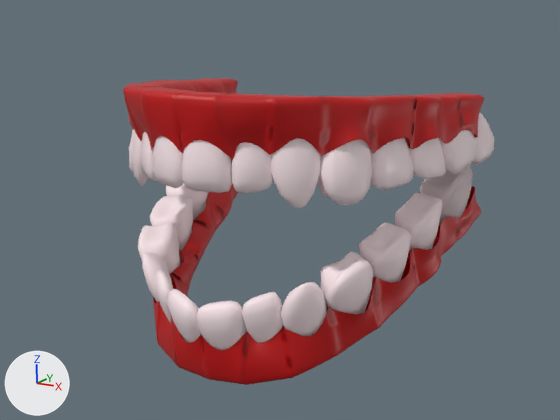
One commit to the Blender file assets/blender/bookeasy-dental-chart.blend: the scene before it, then after it.
The view is the same before and after, from the file's camera 'BookEasy_Clinical_Camera'. Every picture has the same lights, and +X, +Y and +Z are marked at lower left. The first picture is the older version.

The scene before the commit, as lines of its bpy script (objects in view):
```python
ob_gingiva_lower = bpy.data.objects.new('Gingiva_Lower', me_cube_025)
ob_gingiva_lower.parent = ob_bookeasy_dentition
ob_gingiva_lower.location = (-0.00188, -0.454, -0.118)
ob_gingiva_lower.rotation_euler = (0.419, 0.0, 0.0)  # degrees (24, 0, 0)
ob_gingiva_lower.scale = (0.125, 0.137, 0.125)
ob_gingiva_upper = bpy.data.objects.new('Gingiva_Upper', me_cube_004)
ob_gingiva_upper.parent = ob_bookeasy_dentition
ob_gingiva_upper.location = (-0.000948, -0.559, 0.745)
ob_gingiva_upper.rotation_euler = (0.0742, -3.142, 0.0)  # degrees (4.3, -180, 0)
ob_gingiva_upper.scale = (0.125, 0.137, 0.125)
ob_tooth_38 = bpy.data.objects.new('Tooth_38', me_cube_034)
ob_tooth_38.parent = ob_bookeasy_dentition
ob_tooth_38.location = (0.841, 0.109, 0.236)
ob_tooth_38.rotation_euler = (0.419, 0.0, 0.0)  # degrees (24, 0, 0)
ob_tooth_38.scale = (0.125, 0.137, 0.125)
ob_tooth_45 = bpy.data.objects.new('Tooth_45', me_cube_022)
ob_tooth_45.parent = ob_bookeasy_dentition
ob_tooth_45.location = (-0.721, -0.471, -0.0319)
ob_tooth_45.rotation_euler = (0.419, 0.0, 0.0)  # degrees (24, 0, 0)
ob_tooth_45.scale = (0.125, 0.137, 0.125)
# also in view: 'Tooth_26' at (2.09, 0.31, 1.19); 'Tooth_28' at (2.31, 2.01, 1.07); 'Tooth_33' at (1.22, -1.58, -1.05); 'Tooth_23' at (1.23, -1.85, 1.24); 'Tooth_32' at (0.81, -1.94, -1.19)
```
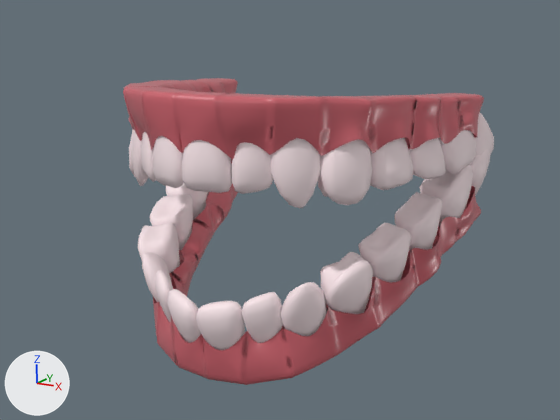
The newer file is also turned or shifted as a whole; pictures and numbers use the older file's frame.

Where the change shows, as pixel boxes [x1, y1, x2, y2] in the pictures (560 x 420 px):
'Gingiva_Upper', recoloured (lighter)
    both: [123, 78, 484, 160]
'Gingiva_Lower', recoloured (lighter)
    both: [153, 159, 481, 385]
'Tooth_38', moved, rescaled (not visible before)
    after: [470, 148, 491, 196]

The change, as a list of edits to the scene's bpy script:
```text
Change mat_material_004:
    mat_material_004.base_color: (0.542, 0.0, 0.000751) -> (0.62, 0.13, 0.16)  # red #c20002 -> red #ce656f
Change me_cube_034:
    used by ob_tooth_38; parent = ob_bookeasy_dentition; location = (0.841, 0.109, 0.236); rotation_euler = (0.419, 0.0, 0.0), in degrees (24, 0, 0); scale = (0.125, 0.137, 0.125)
    remove me_cube_034.from_pydata(...)  # 98 vertices, 96 faces; spans x -0.99..0.99, y -1.52..1.52, z -1.6..1.6
    add me_cube_034.from_pydata(...)  # 98 vertices, 96 faces; spans x -0.52..1.15, y 0.9..3.46, z -1.27..1.41
    me_cube_034 part 1: the whole mesh is scaled about its middle by 0.84, then moved by (0.32, 2.18, 0.07)
```
